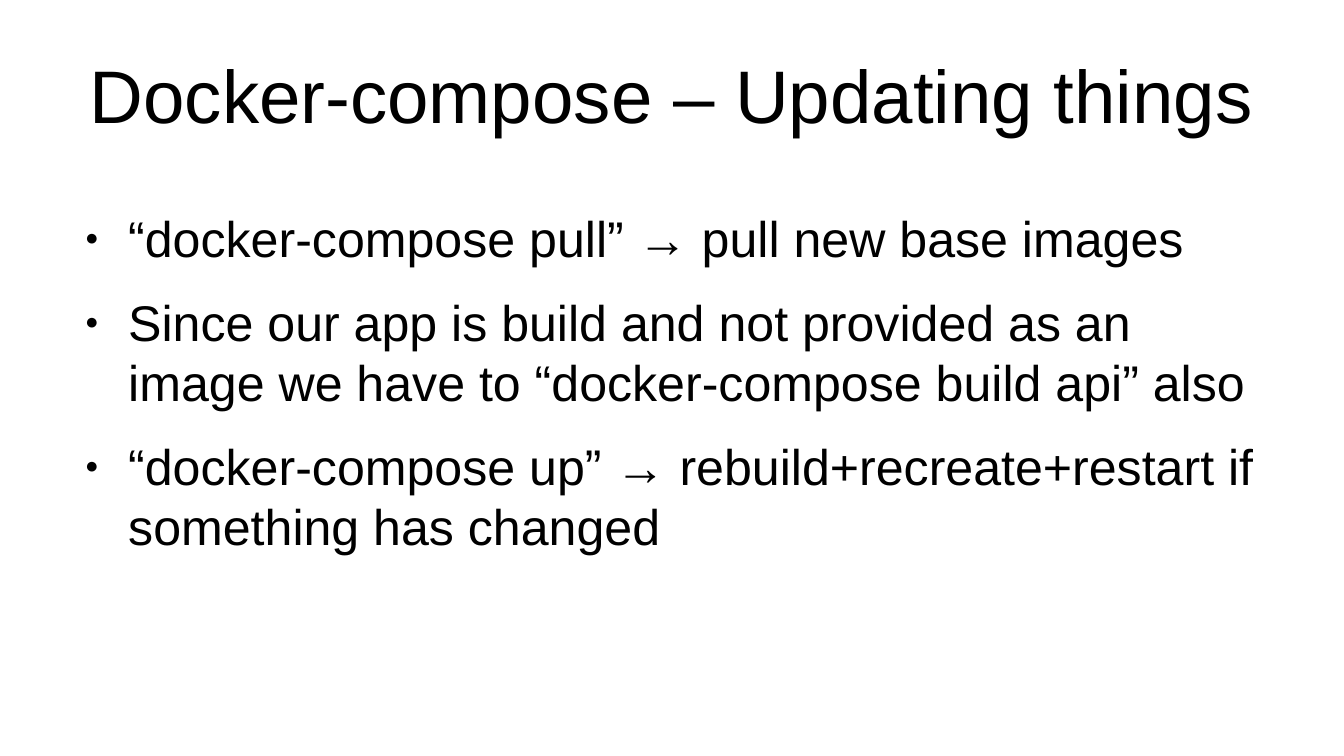
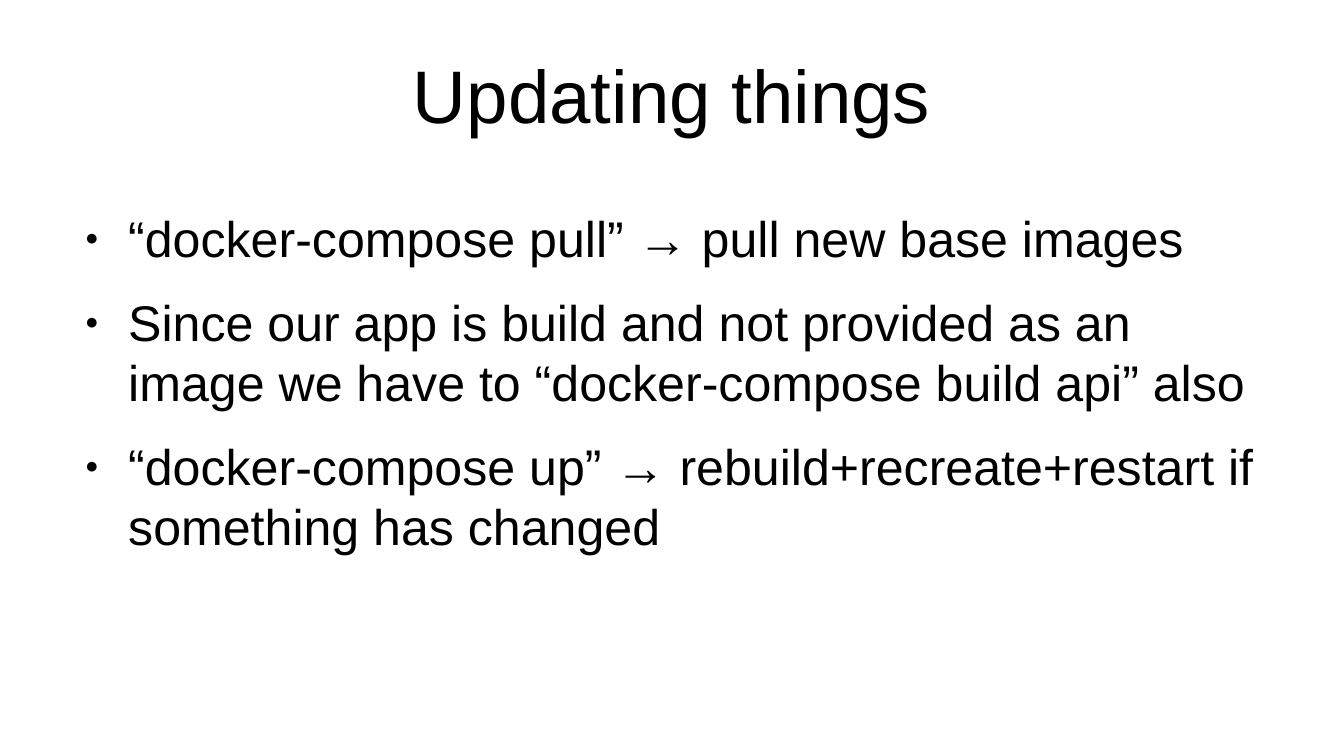
Before and after one commit to lazka/pygraz-traefik, a slide deck: slide 22 of presentation/pres.odp (slide 10 before the commit). Drawn at 1344x756 pixels with LibreOffice and Linux fonts; fonts in the diff are those of the drawing. Boxes give left, top, right and bottom in pixels: in the first picture for what was removed or moved away, otherwise in the second. Text is boxed around its words. In the diff, an @@ line names an element or a change of style, - is before the commit and + after.

```diff
--- a/presentation/pres.odp
+++ b/presentation/pres.odp
@@ title at (413,69,930,137): text changed @@
-Docker-compose – Updating things
+Updating things
```
Also in this commit, not shown: 3 other slides changed, 6 slides added, 2 other files.
